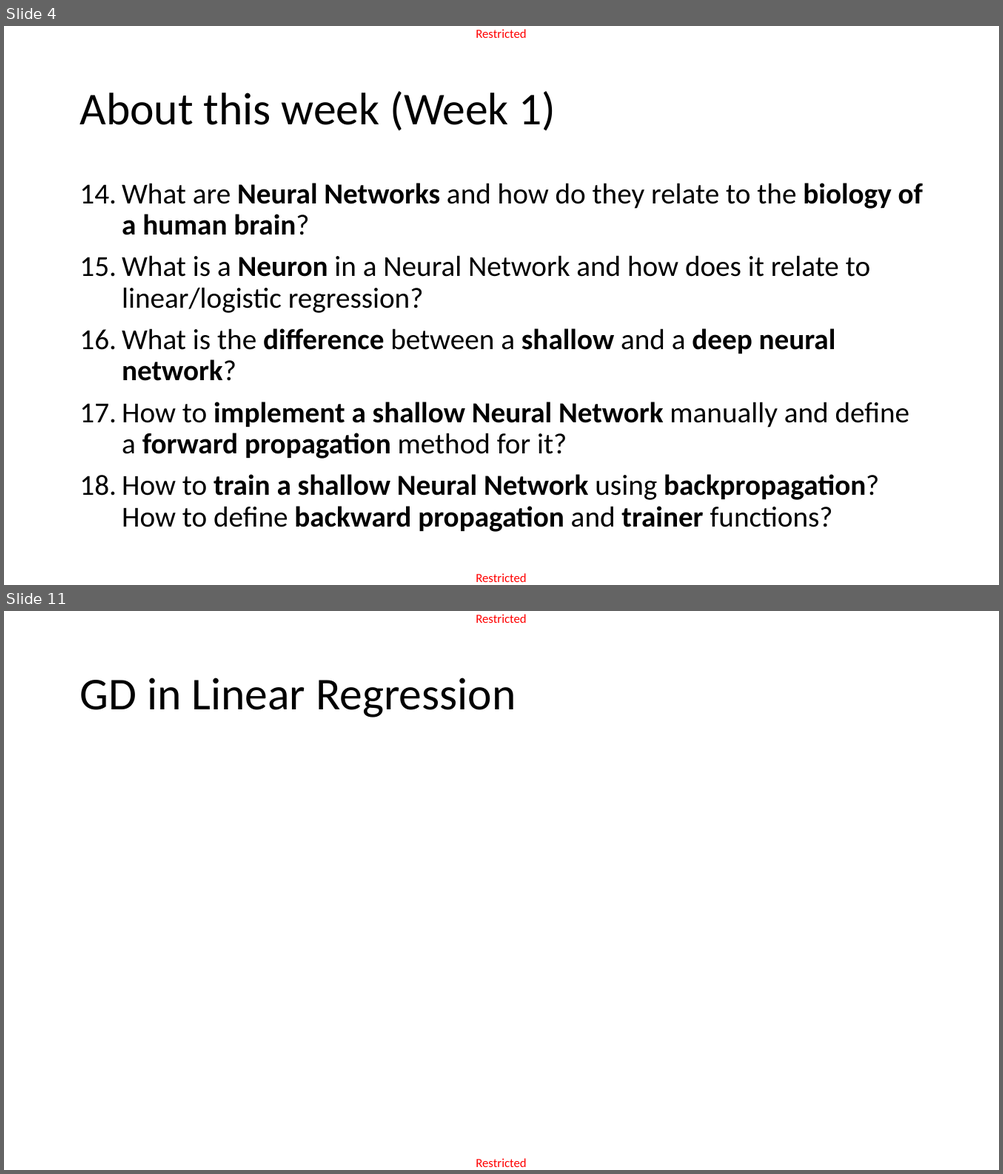
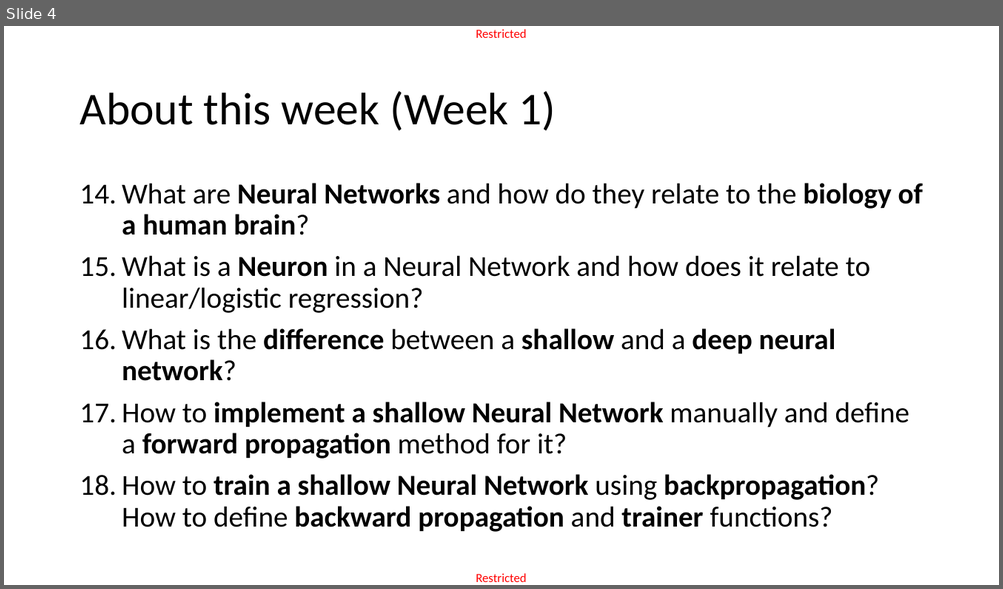
Before and after one commit to matthieudemari/SUTD_DL_50_039, a slide deck: W1/2. W1S2 final/W1S2.pptx. Shown one above the other, each under a label of ours: slides 4 and 11 before the commit, slide 4 after it; the slides between them are not shown. The pictures are 1003x1174 and 1003x589 pixels, drawn with LibreOffice and Linux fonts; fonts in the diff are those of the drawing; grey boxes stand for pictures. Boxes give left, top, right and bottom in pixels: in the first picture for what was removed or moved away, otherwise in the second. Text is boxed around its words. In the diff, an @@ line names an element or a change of style, - is before the commit and + after.

```diff
--- a/W1/2. W1S2 final/W1S2.pptx
+++ b/W1/2. W1S2 final/W1S2.pptx
@@ slide 11 removed at (x1=4, y1=611, x2=999, y2=1170), background #FFFFFF; not listed: 2 template elements that a slide beside it also shows @@
@@ title removed at (x1=79, y1=678, x2=515, y2=718) @@
-GD in Linear Regression
```
Also in this commit, not shown: 1 slide added, 21 other slides removed, 7 other files.
